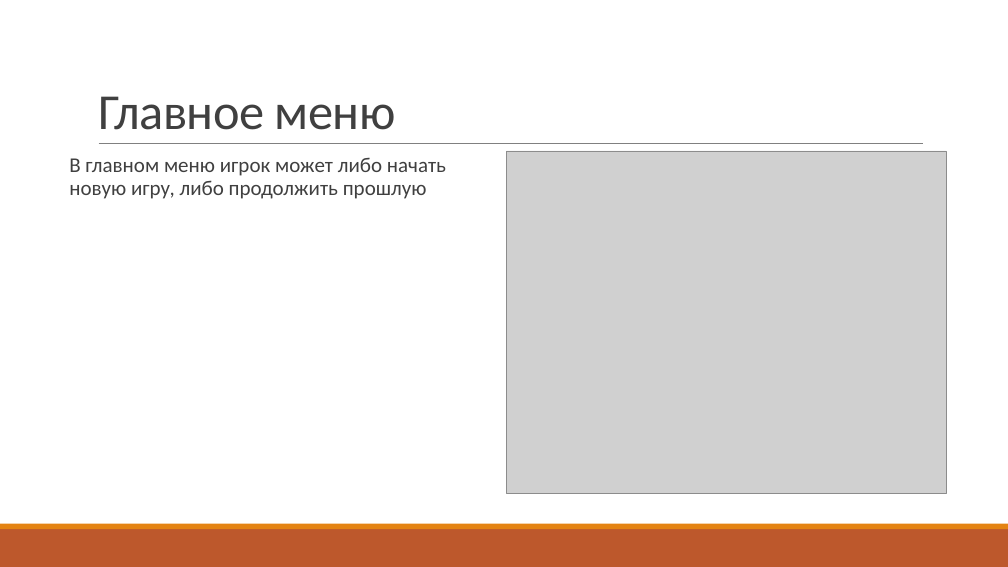
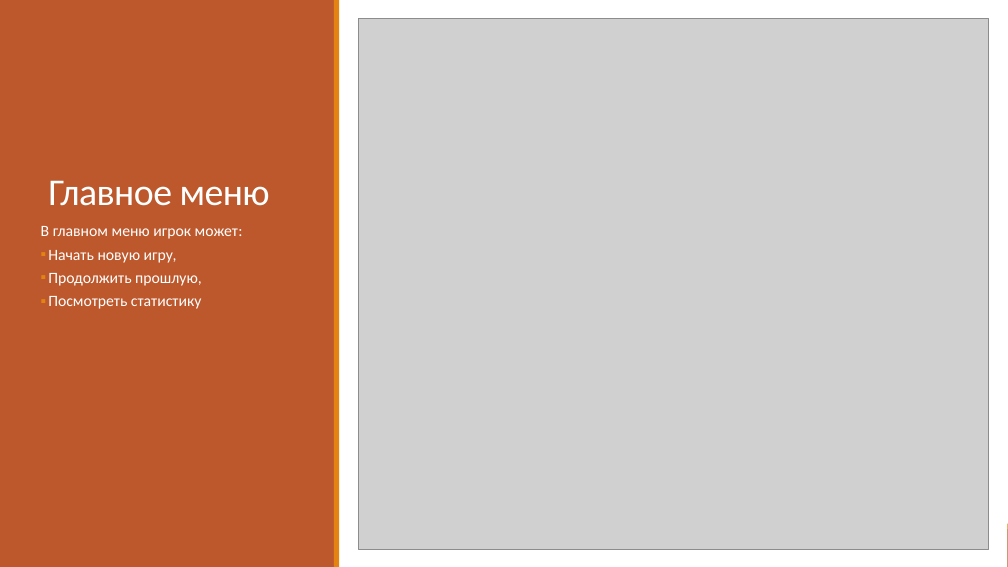
Before and after one commit to andreyvydra/trap_them, a slide deck: slide 2 of documentation/Trap them.pptx. Drawn at 1008x567 pixels with LibreOffice and Linux fonts; fonts in the diff are those of the drawing; grey boxes stand for pictures. Boxes give left, top, right and bottom in pixels: in the first picture for what was removed or moved away, otherwise in the second. Text is boxed around its words. In the diff, an @@ line names an element or a change of style, - is before the commit and + after.

```diff
--- a/documentation/Trap them.pptx
+++ b/documentation/Trap them.pptx
@@ rectangle added at bbox=[0, 0, 1008, 567], fill #FFFFFF @@
@@ rectangle added at bbox=[0, 0, 335, 567], fill #BD582C @@
@@ rectangle added at bbox=[334, 0, 340, 567], fill #E48312 @@
@@ picture added at bbox=[358, 18, 989, 549] @@
@@ title "Главное меню": place and size @@
-title "Главное меню" at bbox=[98, 96, 396, 130]
+title "Главное меню" at bbox=[48, 180, 270, 206]
@@ title "Главное меню" at bbox=[48, 180, 270, 206]: size 48 to 36 pt, text colour #404040 to #FFFFFF @@
@@ line removed from (99, 144) to (923, 144) @@
@@ picture removed at bbox=[507, 151, 947, 493] @@
@@ text at bbox=[41, 226, 243, 309]: text changed; size 20 to 15 pt; text colour #404040 to #FFFFFF @@
-В главном меню игрок может либо начать новую игру, либо продолжить прошлую
+В главном меню игрок может:
+▪ Начать новую игру,
+▪ Продолжить прошлую,
+▪ Посмотреть статистику
```
Also in this commit, not shown: 4 other slides changed, 1 slide added.
